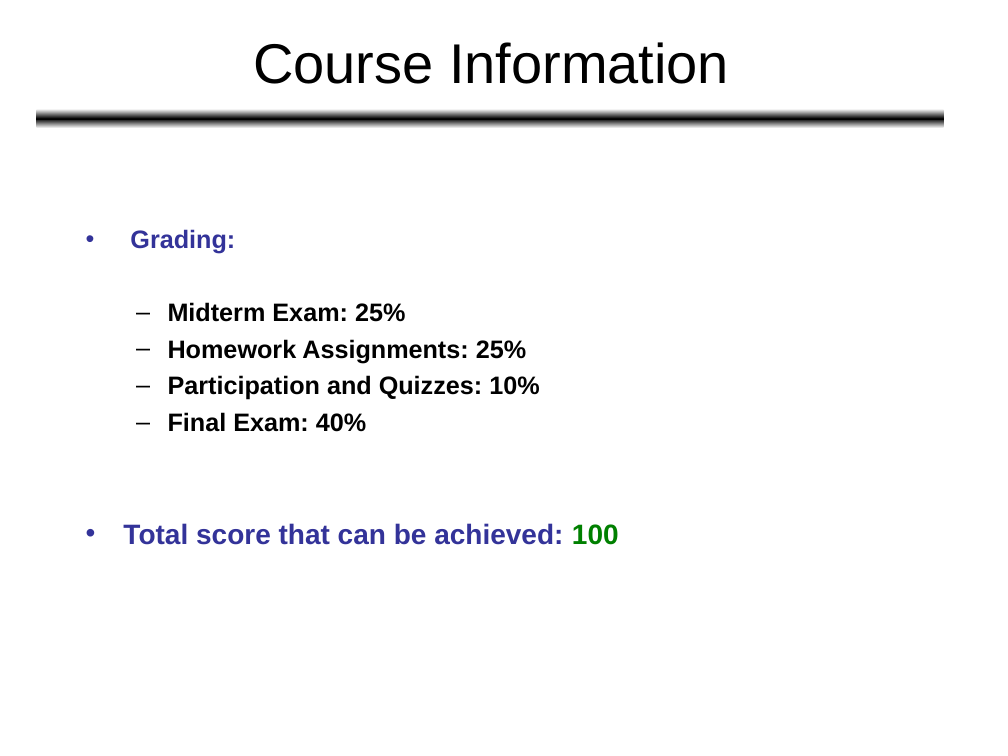
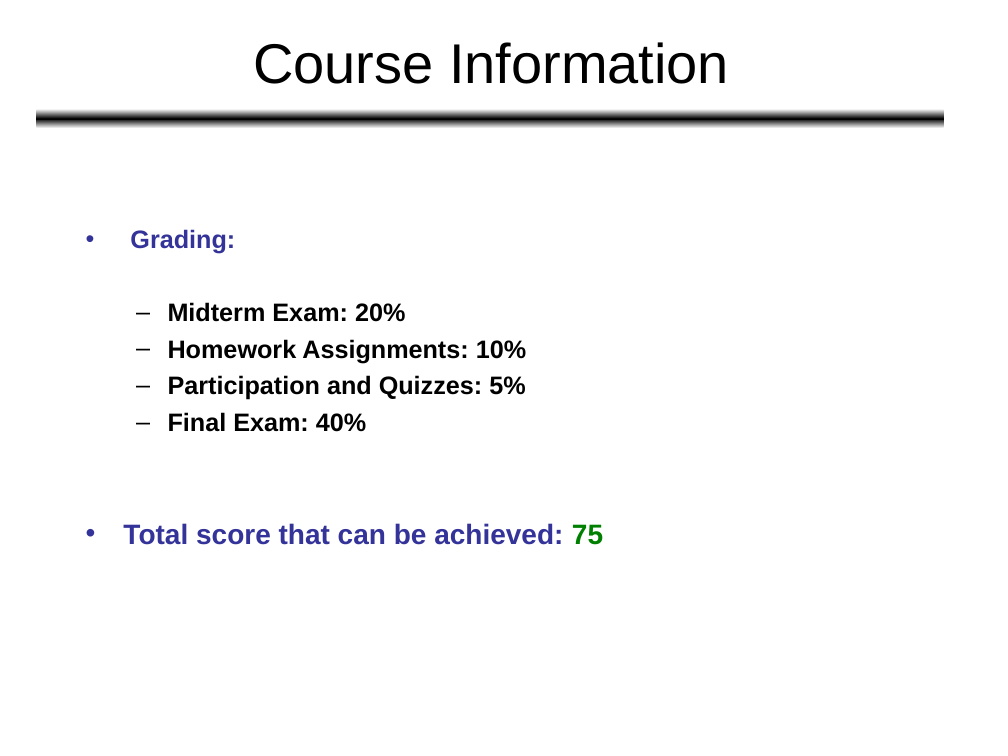
Before and after one commit to HatimAlsuwat/HatimAlsuwat.github.io, a slide deck: slide 5 of algorithms/Lecture 1.ppt. Drawn at 1008x756 pixels with LibreOffice and Linux fonts; fonts in the diff are those of the drawing. Boxes give left, top, right and bottom in pixels: in the first picture for what was removed or moved away, otherwise in the second. Text is boxed around its words. In the diff, an @@ line names an element or a change of style, - is before the commit and + after.

```diff
--- a/algorithms/Lecture 1.ppt
+++ b/algorithms/Lecture 1.ppt
@@ text at [168,302,526,400]: text changed @@
-  – Midterm Exam: 25%
-  – Homework Assignments: 25%
-  – Participation and Quizzes: 10%
+  – Midterm Exam: 20%
+  – Homework Assignments: 10%
+  – Participation and Quizzes: 5%
@@ text at [123,523,603,545]: text changed @@
-• Total score that can be achieved: 100
+• Total score that can be achieved: 75
```
Also in this commit, not shown: 1 other slide changed, 19 other files.
